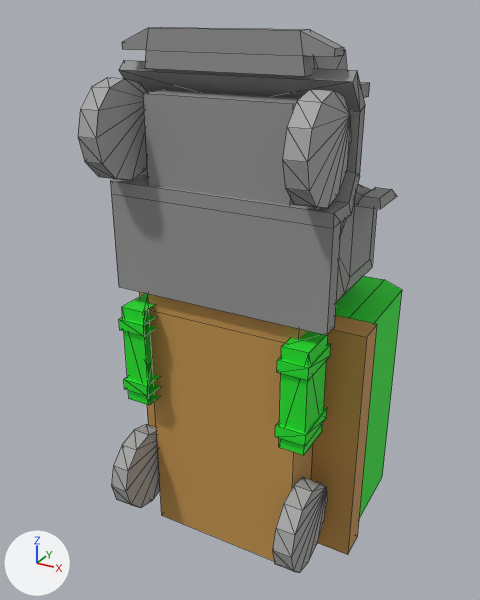
Renders of the FBX model Assets/_Hasteland/Models/Vehicles/CargoTruck_0.fbx from each side of a commit.
Camera for both pictures: a 50 mm camera at (7.77, -11.61, 8.84) aimed at (-0.38, 3.2, 1.43). The lights are fixed; the arrows at lower left show +X, +Y and +Z. Mesh edges are drawn as thin lines. Where no turn or scale is listed for an object, it has been applied to the vertices.

Before the edit, the objects in view are built like this:
```python
ob_truck_front = bpy.data.objects.new('Truck_Front', me_untitled_022)
ob_truck_front.location = (0.0, 0.0, 0.0)
ob_truckcargo = bpy.data.objects.new('TruckCargo', me_untitled_029)
ob_truckcargo.location = (0.0, 0.0, -0.23)
ob_wheel_fl = bpy.data.objects.new('Wheel_FL', me_untitled_035)
ob_wheel_fl.location = (2.56, 1.19, 6.17)
ob_wheel_fr = bpy.data.objects.new('Wheel_FR', me_untitled_034)
ob_wheel_fr.location = (-2.56, 1.19, 6.17)
ob_wheel_ml = bpy.data.objects.new('Wheel_ML', me_untitled_036)
ob_wheel_ml.location = (2.56, 1.19, -3.64)
ob_wheel_mr = bpy.data.objects.new('Wheel_MR', me_untitled_033)
ob_wheel_mr.location = (-2.56, 1.19, -3.64)
```
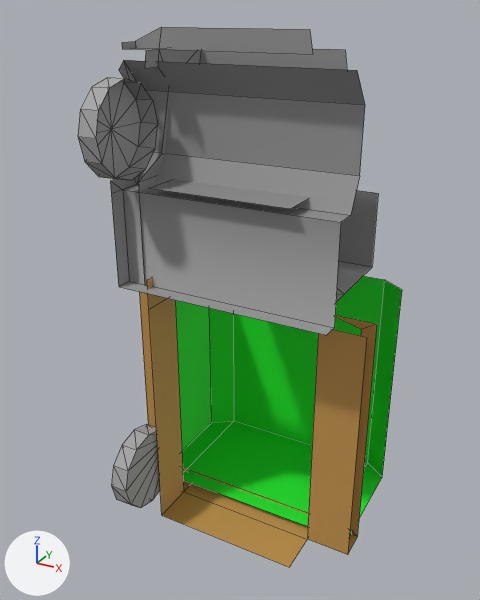
Pixel boxes [x1, y1, x2, y2] of what changed, in the pictures (480 x 600 px):
'Truck_Front', reshaped (7% narrower, 28% shorter)
    before: [110, 27, 397, 455]
    after: [110, 27, 378, 335]
'TruckCargo', reshaped
    before: [139, 276, 402, 561]
    after: [139, 276, 402, 567]
'Wheel_FL', deleted
    before: [282, 89, 351, 208]
'Wheel_FR', reshaped
    before: [78, 78, 147, 180]
    after: [78, 78, 157, 180]
'Wheel_ML', deleted
    before: [272, 478, 327, 573]
part 1 of me_untitled_034, deleted
    before: [96, 79, 147, 180]
part 2 of me_untitled_029, deleted
    before: [148, 276, 402, 561]
part 3 of me_untitled_022, deleted (green)
    before: [119, 82, 397, 455]
part 4 of me_untitled_022, cut back
    before: [110, 27, 377, 335]
    after: [119, 155, 334, 335]

What changed in the scene script:
```text
Change me_untitled_034:
    used by ob_wheel_fr; location = (-2.56, 1.19, 6.17)
    remove me_untitled_034.from_pydata(...)  # 25 vertices, 46 faces; spans x -0.25..0.27, y -1.18..1.18, z -1.18..1.18
    add me_untitled_034.from_pydata(...)  # 25 vertices, 36 faces; spans x -0.25..0.27, y -1.18..1.18, z -1.18..1.18
    me_untitled_034 part 1
    10 faces are deleted
Change me_untitled_022:
    used by ob_truck_front; location = (0.0, 0.0, 0.0)
    remove me_untitled_022.from_pydata(...)  # 189 vertices, 204 faces; spans x -3.11..3.11, y 0.82..6.07, z -1.2..8.43
    add me_untitled_022.from_pydata(...)  # 54 vertices, 33 faces; spans x -2.97..2.97, y 1.21..6.07, z 1.94..8.43
    me_untitled_022 part 3: 10 loose pieces with 96 vertices, spanning x -3.11..3.11, y 0.82..5.44, z -1.2..7.32, are deleted
    me_untitled_022 part 4
    39 vertices are removed from x -2.41..2.97, y 1.21..5.84, z 2.28..8.43
    69 faces are deleted
    4 new faces join them
    remove me_untitled_022.materials.append(mat_accent)  # green #1be728
Change me_untitled_029:
    used by ob_truckcargo; location = (0.0, 0.0, -0.23)
    remove me_untitled_029.from_pydata(...)  # 46 vertices, 40 faces; spans x -3.45..3.45, y 1.43..6.82, z -5.33..2.53
    add me_untitled_029.from_pydata(...)  # 39 vertices, 25 faces; spans x -3.45..3.45, y 1.43..6.82, z -5.33..2.53
    me_untitled_029 part 2
    7 vertices are removed from x -2.61..3.29, y 1.43..3.49, z 1.56..2.53
    15 faces are deleted
Remove ob_wheel_ml:
    ob_wheel_ml = bpy.data.objects.new('Wheel_ML', me_untitled_036)
    ob_wheel_ml.location = (2.56, 1.19, -3.64)
Remove ob_wheel_fl:
    ob_wheel_fl = bpy.data.objects.new('Wheel_FL', me_untitled_035)
    ob_wheel_fl.location = (2.56, 1.19, 6.17)
```
